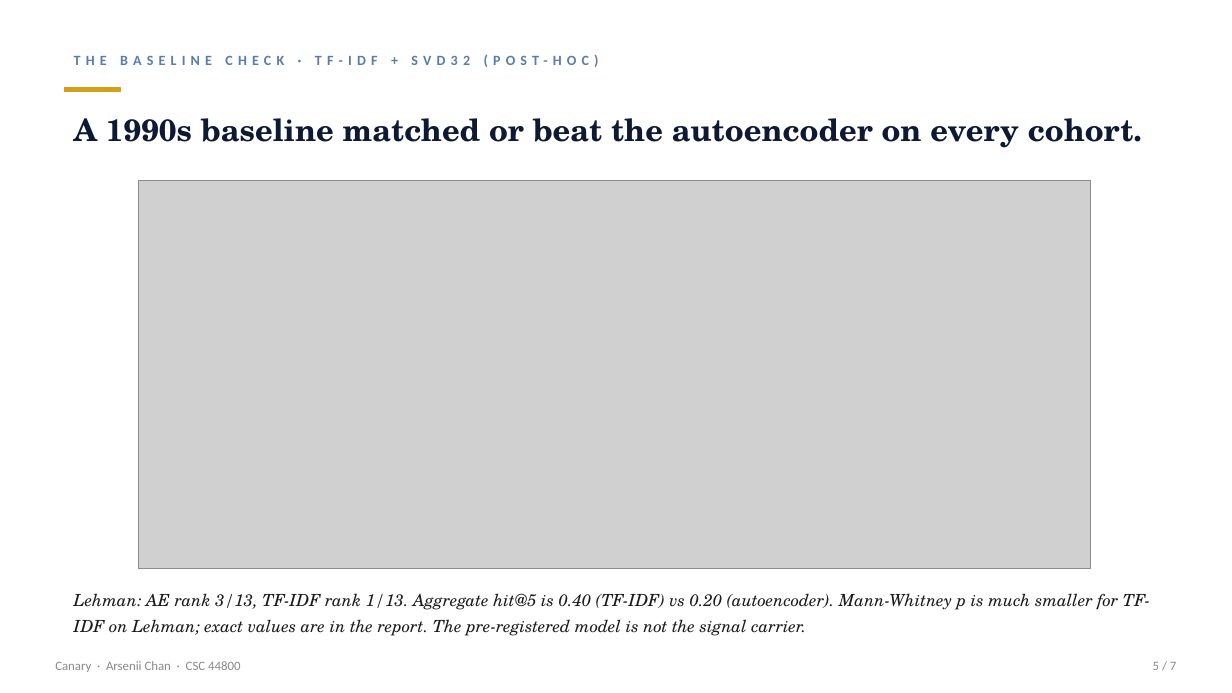
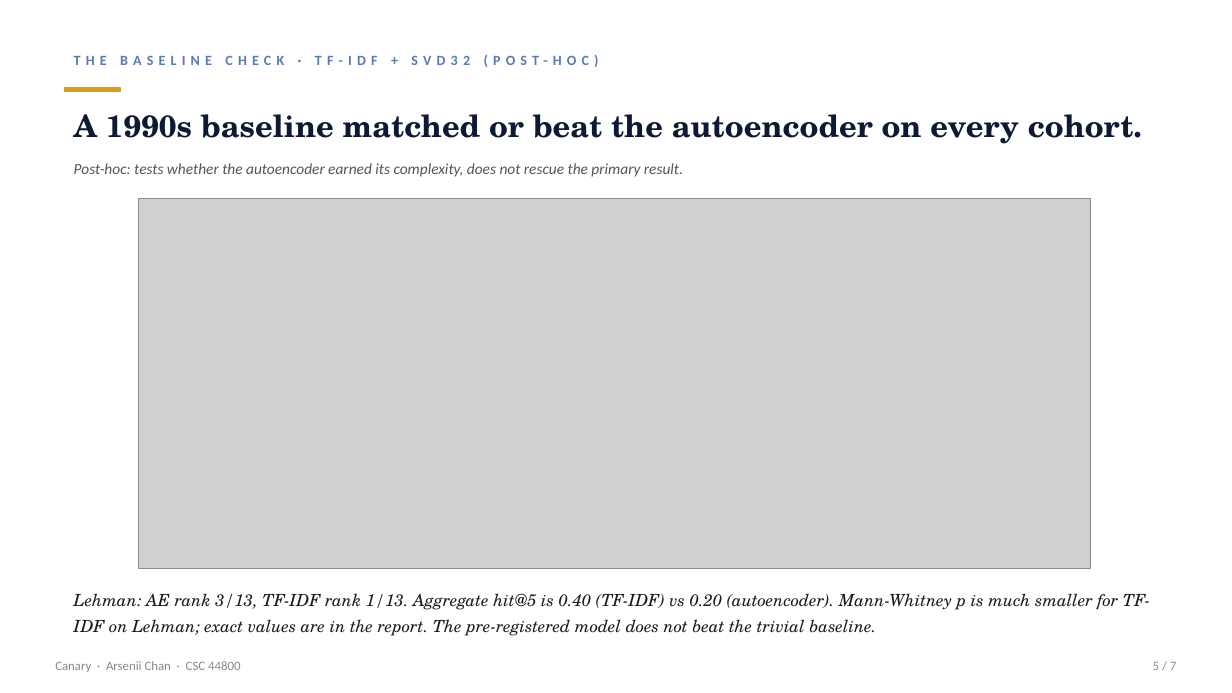
Before and after one commit to ArseniiChan/canary, a slide deck: slide 5 of reports/canary_deck.pptx. Drawn at 1232x693 pixels with LibreOffice and Linux fonts; fonts in the diff are those of the drawing; grey boxes stand for pictures. Boxes give left, top, right and bottom in pixels: in the first picture for what was removed or moved away, otherwise in the second. Text is boxed around its words. In the diff, an @@ line names an element or a change of style, - is before the commit and + after.

```diff
--- a/reports/canary_deck.pptx
+++ b/reports/canary_deck.pptx
@@ text "A 1990s baseline matched or ...": place and size @@
-text "A 1990s baseline matched or ..." at [74, 118, 1142, 148]
+text "A 1990s baseline matched or ..." at [74, 114, 1142, 144]
@@ text added at [74, 163, 683, 177], 12 pt, text #555555, italic @@
+Post-hoc: tests whether the autoencoder earned its complexity, does not rescue the primary result.
@@ picture: place and size @@
-picture at [139, 180, 1091, 568]
+picture at [139, 199, 1091, 568]
@@ text at [74, 593, 1150, 636]: text changed @@
-Lehman: AE rank 3/13, TF-IDF rank 1/13. Aggregate hit@5 is 0.40 (TF-IDF) vs 0.20 (autoencoder). Mann-Whitney p is much smaller for TF-IDF on Lehman; exact values are in the report. The pre-registered model is not the signal carrier.
+Lehman: AE rank 3/13, TF-IDF rank 1/13. Aggregate hit@5 is 0.40 (TF-IDF) vs 0.20 (autoencoder). Mann-Whitney p is much smaller for TF-IDF on Lehman; exact values are in the report. The pre-registered model does not beat the trivial baseline.
```
Also in this commit, not shown: 5 other slides changed, 2 other files.
